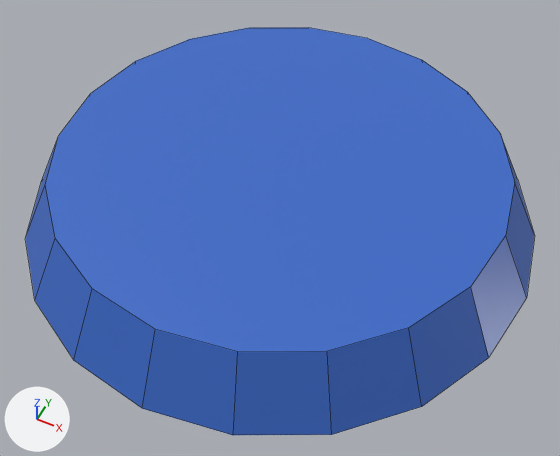
An edit to the FBX model unity/Assets/Art/props/dog_bowl.fbx, drawn before and after from the same camera.
Camera for both pictures: a camera (50 mm lens) standing at (0.211, -0.421, 0.5) and looking at (0.013, -0.027, 0.007). Arrows for +X, +Y and +Z are at lower left; the lights stay in place. The older version comes first. Mesh edges are drawn as thin lines.

Objects in the first picture: 'dog_bowl'.
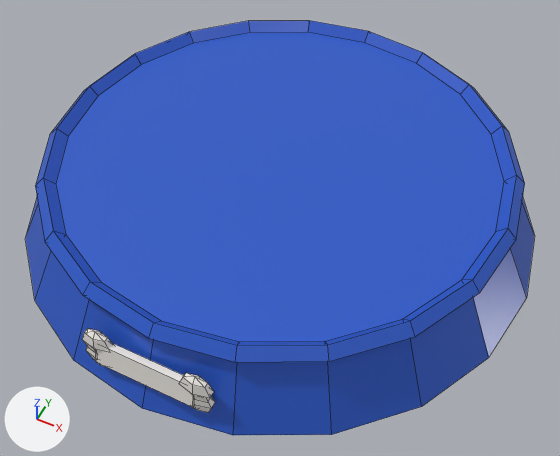
Boxes [x1, y1, x2, y2] around the edits, measured in the pictures (560 x 456 px):
'dog_bowl', reshaped: before [25, 28, 535, 435]; after [25, 20, 535, 435]
part 1 of me_dog_bowl, added: after [86, 346, 103, 366]
part 2 of me_dog_bowl, added: after [82, 328, 113, 352]
part 3 of me_dog_bowl, added: after [193, 397, 215, 413]
part 4 of me_dog_bowl, added: after [181, 373, 214, 401]
part 5 of me_dog_bowl, added: after [35, 20, 525, 362]
part 6 of me_dog_bowl, added: after [96, 343, 194, 407]
part 7 of me_dog_bowl, recoloured: [36, 32, 526, 435] in both

What changed in the scene script:
```text
Add mat_c2a5ac8:
    mat_c2a5ac8 = principled_material('c2a5ac8')
    mat_c2a5ac8.base_color = (0.0232, 0.102, 0.578)  # blue #2a5ac8
    mat_c2a5ac8.roughness = 0.35
Add mat_cf4f0ea:
    mat_cf4f0ea = principled_material('cf4f0ea')
    mat_cf4f0ea.base_color = (0.905, 0.871, 0.823)  # white #f4f0ea
    mat_cf4f0ea.roughness = 0.75
Add mat_c8a5a2a:
    mat_c8a5a2a = principled_material('c8a5a2a')
    mat_c8a5a2a.base_color = (0.254, 0.102, 0.0232)  # brown #8a5a2a
    mat_c8a5a2a.roughness = 0.75
Change me_dog_bowl:
    used by ob_dog_bowl; location = (0.0, 0.0, 0.0)
    verts and faces of me_dog_bowl; kept vertices keep their numbers, new ones are numbered from 72
    remove me_dog_bowl.from_pydata(...)  # 72 vertices, 40 faces; spans x -0.22..0.22, y -0.22..0.22, z 0.0..0.06
    remove me_dog_bowl.materials.append(mat_c8a6a3a)  # brown #8a6a3a
    add me_dog_bowl.from_pydata(...)  # 240 vertices, 222 faces; spans x -0.22..0.22, y -0.22..0.22, z 0.0..0.068
    me_dog_bowl part 1: a new loose piece, a UV sphere (6 segments, 4 rings, poles along z) spanning x -0.052..-0.028, y -0.212..-0.2, z 0.01..0.038, in mat_cf4f0ea (white #f4f0ea)
    me_dog_bowl part 2: a new loose piece, a UV sphere (6 segments, 4 rings, poles along z) spanning x -0.052..-0.028, y -0.212..-0.2, z 0.024..0.052, in mat_cf4f0ea (white #f4f0ea)
    me_dog_bowl part 3: a new loose piece, a UV sphere (6 segments, 4 rings, poles along z) spanning x 0.028..0.052, y -0.212..-0.2, z 0.01..0.038, in mat_cf4f0ea (white #f4f0ea)
    me_dog_bowl part 4: a new loose piece, a UV sphere (6 segments, 4 rings, poles along z) spanning x 0.028..0.052, y -0.212..-0.2, z 0.024..0.052, in mat_cf4f0ea (white #f4f0ea)
    me_dog_bowl part 5: a new loose piece of 80 vertices spanning x -0.198..0.198, y -0.198..0.198, z 0.052..0.068, in mat_c2a5ac8 (blue #2a5ac8)
    me_dog_bowl part 6
    add verts[72] = (-0.04, -0.213, 0.023)  # pixel (96, 362)
    add verts[73] = (-0.04, -0.209, 0.042)
    add verts[74] = (-0.04, -0.207, 0.022)
    add verts[75] = (-0.04, -0.203, 0.041)
    add for new, old in zip([*range(76, 80)], [*range(72, 76)]): verts[new] = verts[old] + (0.08, 0.0, 0.0)
    add faces += [(72, 73, 75, 74), (74, 75, 79, 78), (76, 78, 79, 77), (72, 76, 77, 73), (72, 74, 78, 76), (73, 77, 79, 75)]  # mat_cf4f0ea (white #f4f0ea)
    me_dog_bowl part 7: 22 faces spanning x -0.22..0.22, y -0.22..0.22, z 0.0..0.06 switch from mat_c3a6ac8 (blue #3a6ac8) to mat_c2a5ac8 (blue #2a5ac8)
    add me_dog_bowl.materials.append(mat_c8a5a2a)  # brown #8a5a2a
    add me_dog_bowl.materials.append(mat_cf4f0ea)  # white #f4f0ea
```
